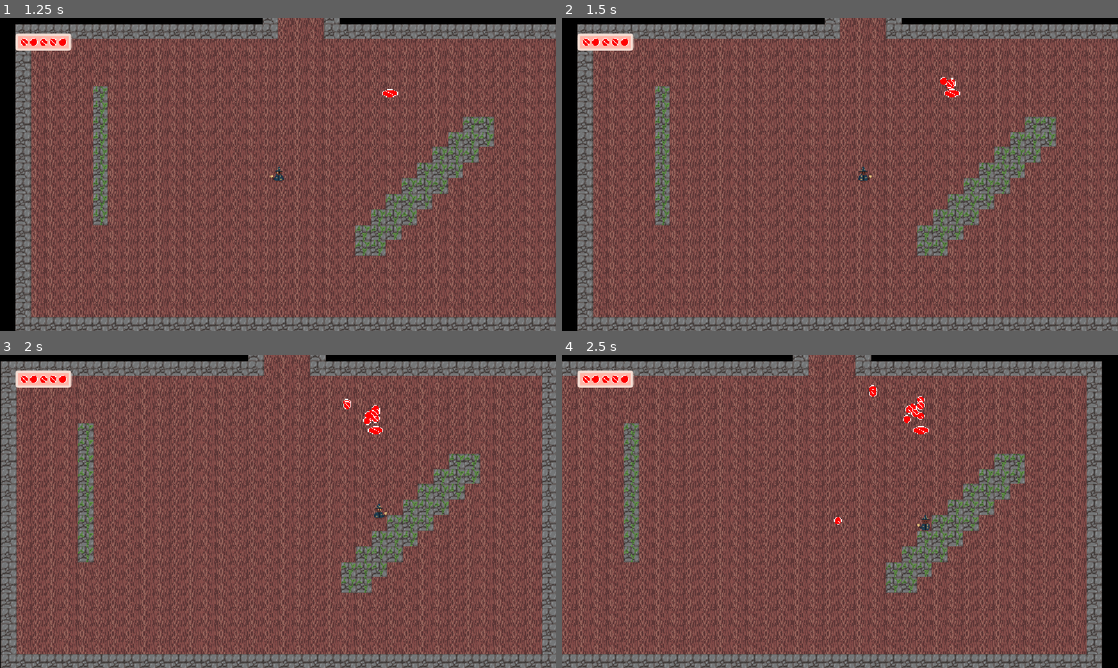
Above: before the commit, frames 1-4 (two rows, left to right).
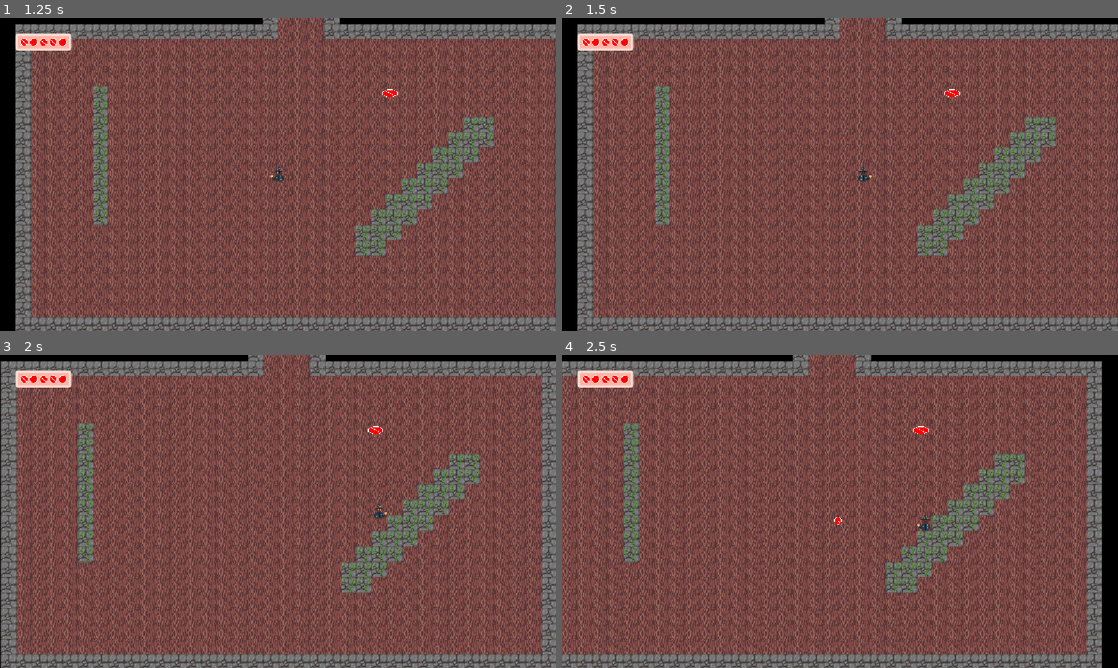
Above: after the commit, the same moments.

Repository: teganmy/wizard-cat-cat-wizard
Game: Godot game, scene res://main.tscn
The game is run twice, just before and just after one commit, with the same random seed, the same clock (stepped at 60 frames per second) and the same inputs.
Inputs (mouse positions are in pixels of both pictures, inside the frame that each line leads up to):
- Up to frame 1 (1.25 s): click "New Game" at 0.5 s
- Up to frame 2 (1.5 s): tap Enter (interact) at 1.25, 1.35 s; move the mouse to (962, 158) at 1.27 s; hold Right (player_right) from 1.28 s (still down)
- Up to frame 3 (2 s): keep holding Right (player_right)
- Up to frame 4 (2.5 s): move the mouse to (728, 527) at 2.02 s; release Right (player_right) at 2.03 s; hold Down (player_down) from 2.03 s (still down); tap Space (fire) at 2.1 s; tap Enter (interact) at 2.3 s

Frame 1 is identical in both runs. In frame 2, less than 0.1% of the frame differs, in the area x 68-71%, y 18-23%; in frame 3, 0.2%; in frame 4, 0.2%, in the area x 55-66%, y 9-22%.

Commit message:
Finished interaction system and upgraded chest interaction effects

Diff:
--- a/wizard-cat-game/chest.gd
+++ b/wizard-cat-game/chest.gd
@@ -1,5 +1,19 @@
 extends StaticBody2D
 
-func _process(_delta: float) -> void:
-	if Input.is_action_just_pressed("ui_accept"):
-		$Lootable.open()
+var opened: bool = false
+@onready var sprite := $Sprite2D
+
+func _on_interaction_area_interact() -> void:
+	if not opened:
+		$Lootable.generate_loot()
+		opened = true
+		sprite.modulate = Color.DARK_GRAY
+
+
+func _on_interaction_area_body_entered(_body: Node2D) -> void:
+	if not opened:
+		create_tween().tween_property(sprite, "modulate", Color.YELLOW, 0.1)
+
+func _on_interaction_area_body_exited(_body: Node2D) -> void:
+	if not opened:
+		create_tween().tween_property(sprite, "modulate", Color.WHITE, 0.1)
--- a/wizard-cat-game/chest.tscn
+++ b/wizard-cat-game/chest.tscn
@@ -5,6 +5,7 @@
 [ext_resource type="Script" uid="uid://c4u3dpkcjwe7p" path="res://loot/lootable.gd" id="2_8uwsg"]
 [ext_resource type="Script" uid="uid://drq0y0x2llhhg" path="res://loot/weighted_loot.gd" id="4_x7mpe"]
 [ext_resource type="Resource" uid="uid://bysyxfwpc5ro3" path="res://loot/loot_types/reg_coin.tres" id="5_bv3sb"]
+[ext_resource type="Script" uid="uid://dxddfl5g0sgtd" path="res://components/interaction_area.gd" id="6_bv3sb"]
 
 [sub_resource type="Resource" id="Resource_bp1or"]
 script = ExtResource("4_x7mpe")
@@ -14,6 +15,9 @@
 
 [sub_resource type="RectangleShape2D" id="RectangleShape2D_gpvk7"]
 size = Vector2(32, 16)
+
+[sub_resource type="RectangleShape2D" id="RectangleShape2D_2w8te"]
+size = Vector2(96, 80)
 
 [node name="Chest" type="StaticBody2D" unique_id=1010634097]
 script = ExtResource("1_trlyu")
@@ -31,3 +35,16 @@
 
 [node name="CollisionShape2D" type="CollisionShape2D" parent="." unique_id=1990976404]
 shape = SubResource("RectangleShape2D_gpvk7")
+
+[node name="InteractionArea" type="Area2D" parent="." unique_id=339077646]
+collision_layer = 0
+collision_mask = 2
+script = ExtResource("6_bv3sb")
+metadata/_custom_type_script = "uid://dxddfl5g0sgtd"
+
+[node name="CollisionShape2D" type="CollisionShape2D" parent="InteractionArea" unique_id=132199877]
+shape = SubResource("RectangleShape2D_2w8te")
+
+[connection signal="body_entered" from="InteractionArea" to="." method="_on_interaction_area_body_entered"]
+[connection signal="body_exited" from="InteractionArea" to="." method="_on_interaction_area_body_exited"]
+[connection signal="interact" from="InteractionArea" to="." method="_on_interaction_area_interact"]
--- a/wizard-cat-game/components/interaction_area.gd
+++ b/wizard-cat-game/components/interaction_area.gd
@@ -1,19 +1,24 @@
+class_name InteractionArea
 extends Area2D
 
 enum STATE {ENTERED, IDLE}
 var state: STATE = STATE.IDLE
+signal interact
 
 func _ready() -> void:
 	body_entered.connect(_on_body_entered)
 	body_exited.connect(_on_body_exited)
 
-func _on_body_entered(body: Node2D) -> void:
-	if body.is_in_group("player"):
-		_change_state(STATE.ENTERED)
+func _on_body_entered(_body: Node2D) -> void:
+	_change_state(STATE.ENTERED)
 
-func _on_body_exited(body: Node2D) -> void:
-	if body.is_in_group("player"):
-		_change_state(STATE.IDLE)
+func _on_body_exited(_body: Node2D) -> void:
+	_change_state(STATE.IDLE)
 
 func _change_state(new_state: STATE) -> void:
 	state = new_state
+
+func _process(_delta: float) -> void:
+	if state == STATE.ENTERED:
+		if Input.is_action_just_pressed("interact"):
+			interact.emit()
--- a/wizard-cat-game/loot/lootable.gd
+++ b/wizard-cat-game/loot/lootable.gd
@@ -4,18 +4,14 @@
 @export var loot_table: Array[WeightedLoot]
 var loot_scene: PackedScene = preload("res://loot.tscn")
 @export var amount: int = 1
-var opened: bool = false
 
-func open(location: Vector2 = Vector2.ZERO) -> void:
-	if not opened:
-		opened = true
-		print("Opened")
-		for _i in range(amount):
-			var new_loot = roll_loot()
-			new_loot.global_position = to_global(location)
-			if new_loot.has_method("apply_central_impulse"):
-				new_loot.apply_central_impulse(Vector2(randf_range(-1.0, 1.0), randf_range(-1.0, 1.0)) * 100)
-			get_tree().current_scene.add_child(new_loot)
+func generate_loot(location: Vector2 = Vector2.ZERO) -> void:
+	for _i in range(amount):
+		var new_loot = roll_loot()
+		new_loot.global_position = to_global(location)
+		if new_loot.has_method("apply_central_impulse"):
+			new_loot.apply_central_impulse(Vector2(randf_range(-1.0, 1.0), randf_range(-1.0, 1.0)) * 100)
+		get_tree().current_scene.add_child(new_loot)
 
 func roll_loot() -> Loot:
 	var rand = randf()
--- a/wizard-cat-game/player.tscn
+++ b/wizard-cat-game/player.tscn
@@ -17,7 +17,7 @@
 size = Vector2(28, 30)
 
 [sub_resource type="CircleShape2D" id="CircleShape2D_gpvk7"]
-radius = 114.35471
+radius = 42.0
 
 [node name="Player" type="CharacterBody2D" unique_id=705305627 groups=["Player"]]
 collision_layer = 2
